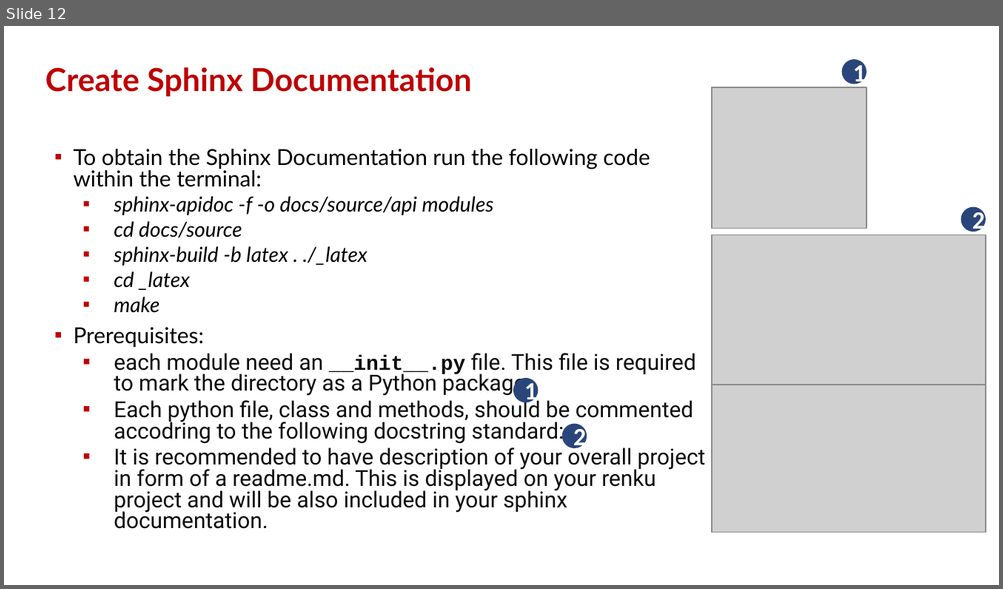
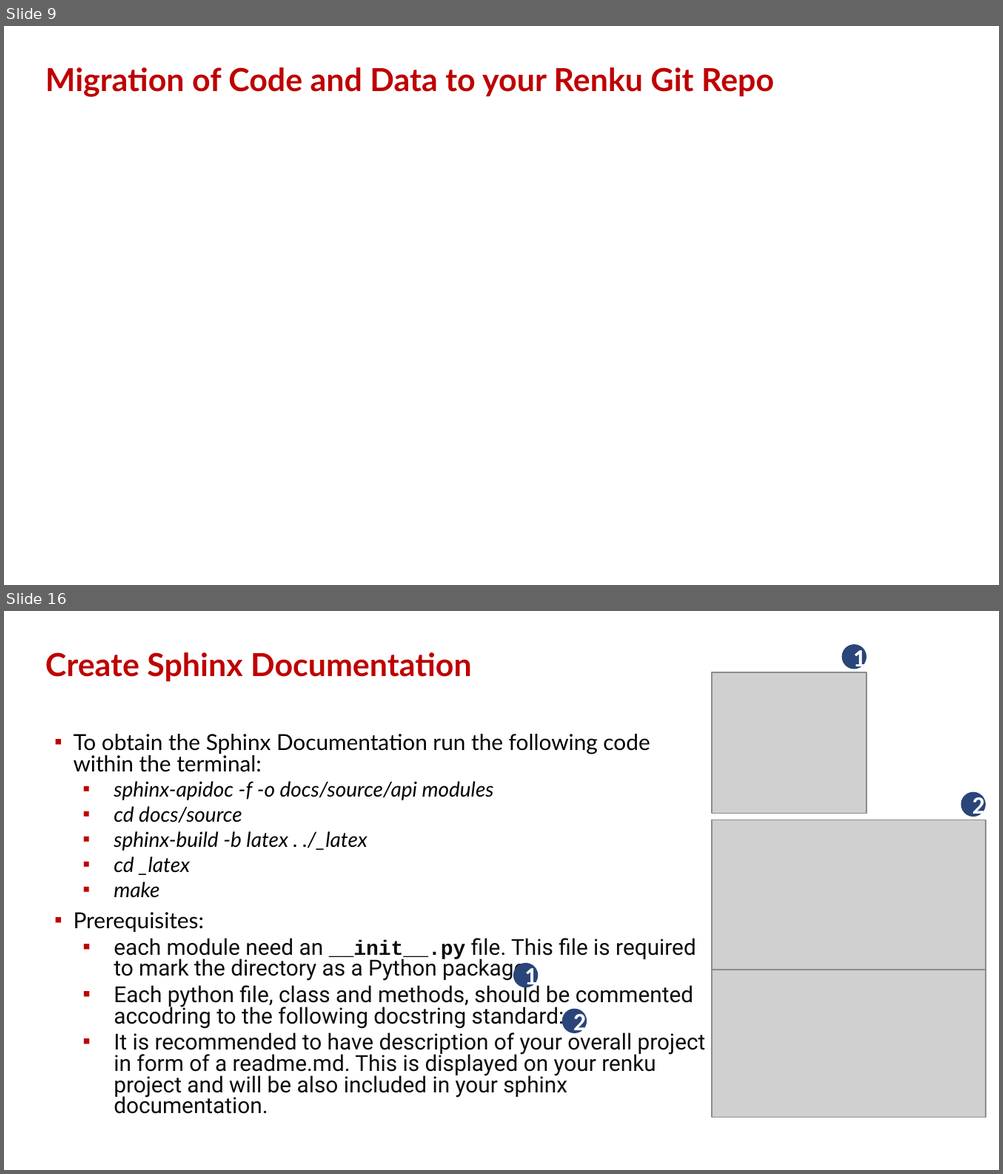
Before and after one commit to hues-platform/renku_templates, a slide deck: python/Draft_Renku_Checklist_V01.pptx. Shown one above the other, each under a label of ours: slide 12 before the commit, slides 9 and 16 after it; the slides between them are not shown. The pictures are 1003x589 and 1003x1174 pixels, drawn with LibreOffice and Linux fonts; fonts in the diff are those of the drawing; grey boxes stand for pictures; background and template pictures are left out. Boxes give left, top, right and bottom in pixels: in the first picture for what was removed or moved away, otherwise in the second. Text is boxed around its words. In the diff, an @@ line names an element or a change of style, - is before the commit and + after.

Commit message:
updated draft renku checklist

```diff
--- a/python/Draft_Renku_Checklist_V01.pptx
+++ b/python/Draft_Renku_Checklist_V01.pptx
@@ slide 9 added at (x1=4, y1=26, x2=999, y2=585), background #FFFFFF at 85% opacity @@
@@ title added at (x1=45, y1=67, x2=774, y2=97), 23 pt, text #BE0000, bold @@
+Migration of Code and Data to your Renku Git Repo
@@ what was slide 12 is now slide 16 @@
```
Also in this commit, not shown: 12 slides changed, 4 other slides added.
